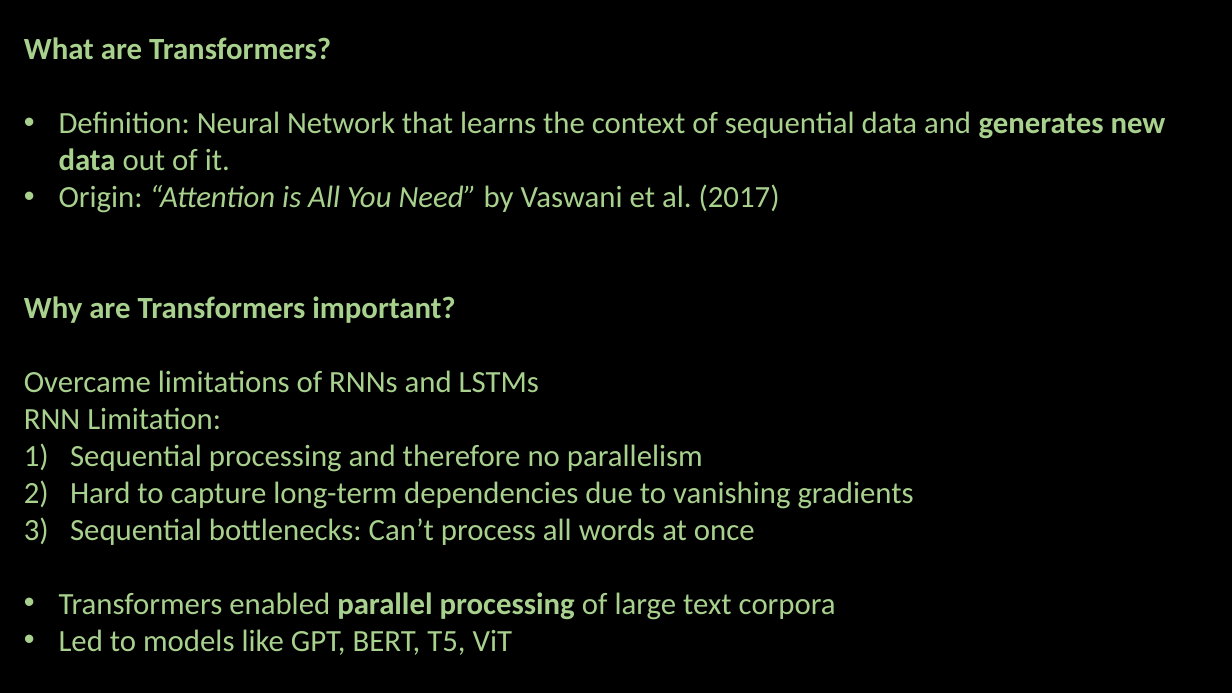
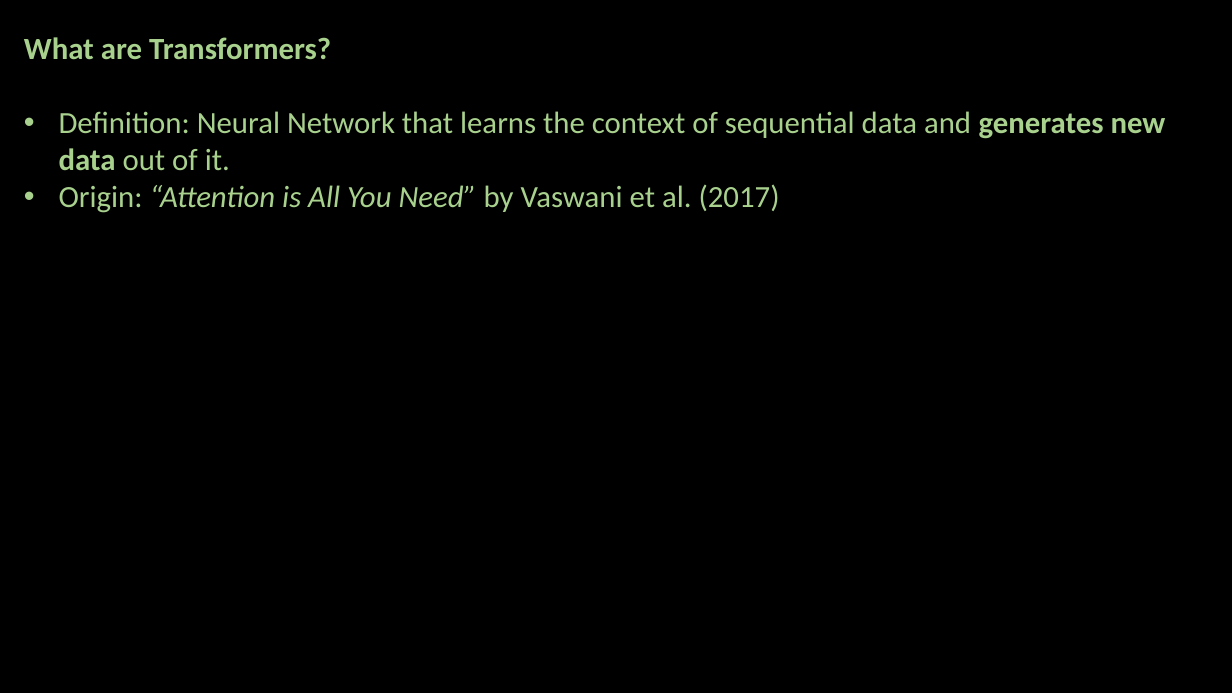
Before and after one commit to ash322ash422/youtube, a slide deck: slide 3 of deep_learning/4_transformers_deploy/modern_NLP_transformers_intro/1_transformers.pptx. Drawn at 1232x693 pixels with LibreOffice and Linux fonts; fonts in the diff are those of the drawing; background and template pictures are left out. Boxes give left, top, right and bottom in pixels: in the first picture for what was removed or moved away, otherwise in the second. Text is boxed around its words. In the diff, an @@ line names an element or a change of style, - is before the commit and + after.

```diff
--- a/deep_learning/4_transformers_deploy/modern_NLP_transformers_intro/1_transformers.pptx
+++ b/deep_learning/4_transformers_deploy/modern_NLP_transformers_intro/1_transformers.pptx
@@ text at [24, 296, 914, 655]: paragraphs removed @@
-Why are Transformers important?
-Overcame limitations of RNNs and LSTMs
-RNN Limitation:
-1) Sequential processing and therefore no parallelism
-2) Hard to capture long-term dependencies due to vanishing gradients
-3) Sequential bottlenecks: Can’t process all words at once
-• Transformers enabled parallel processing of large text corpora
-• Led to models like GPT, BERT, T5, ViT
```
Also in this commit, not shown: 2 other slides changed, 3 slides added, 23 other files.
